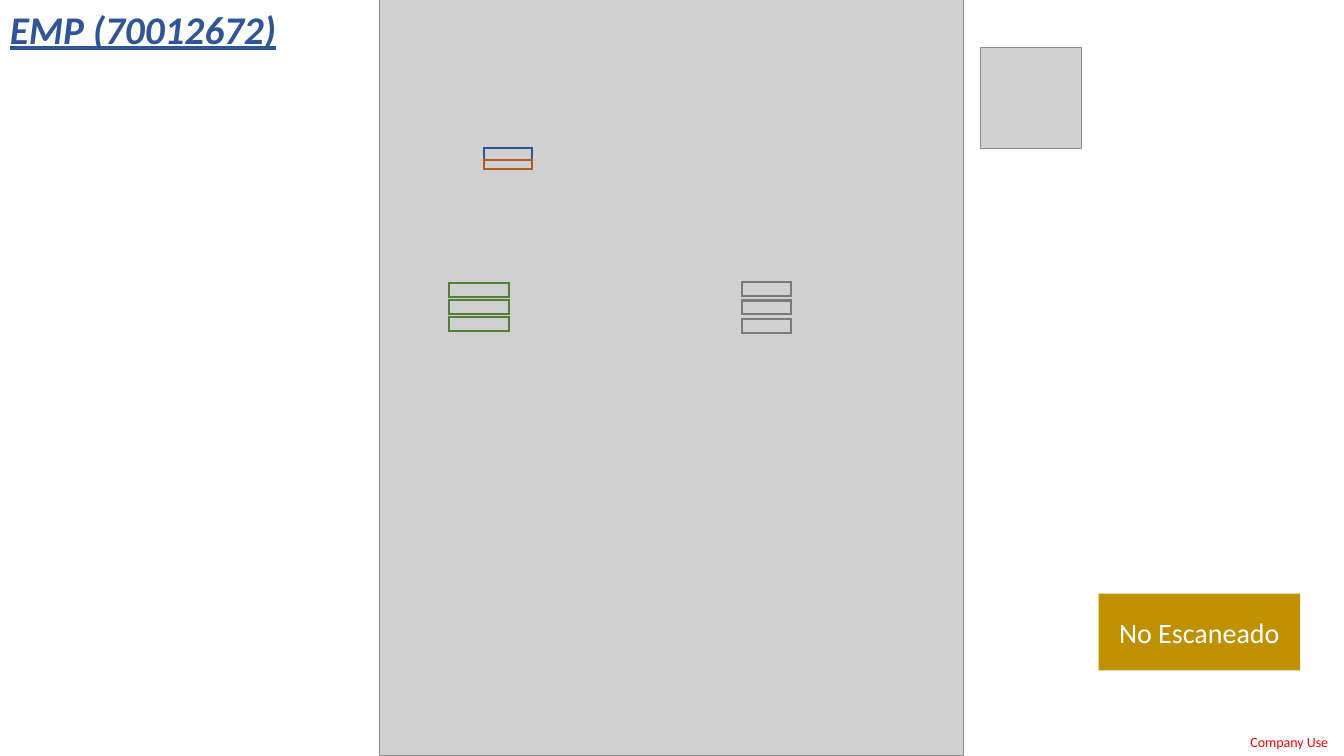
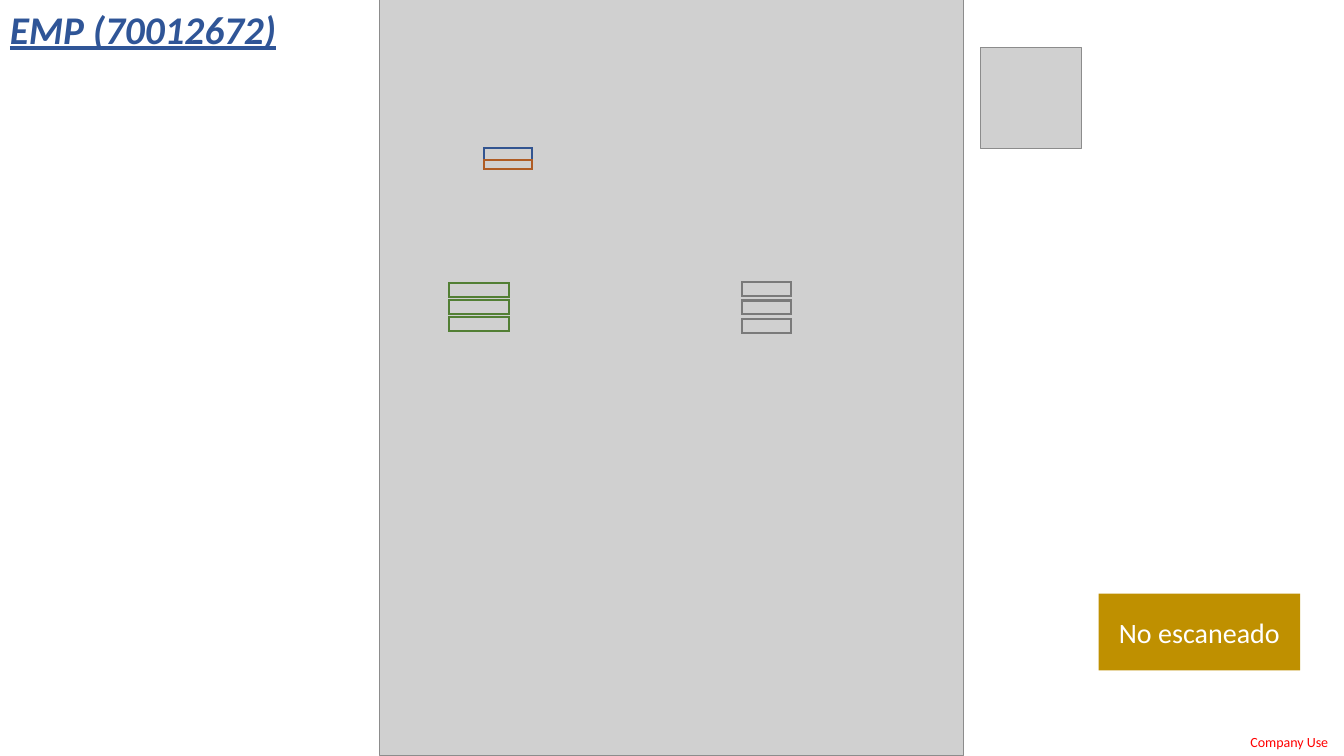
Before and after one commit to LobatoJaime/Bot-Creacion-de-Pedidos, a slide deck: slide 3 of AI_Engine/Info/ExtraccionDatos.pptx. Drawn at 1344x756 pixels with LibreOffice and Linux fonts; fonts in the diff are those of the drawing; grey boxes stand for pictures. Boxes give left, top, right and bottom in pixels: in the first picture for what was removed or moved away, otherwise in the second. Text is boxed around its words. In the diff, an @@ line names an element or a change of style, - is before the commit and + after.

Commit message:
Arreglo minimo

```diff
--- a/AI_Engine/Info/ExtraccionDatos.pptx
+++ b/AI_Engine/Info/ExtraccionDatos.pptx
@@ text in rectangle at (1119, 623, 1280, 644): text changed @@
-No Escaneado
+No escaneado
```
